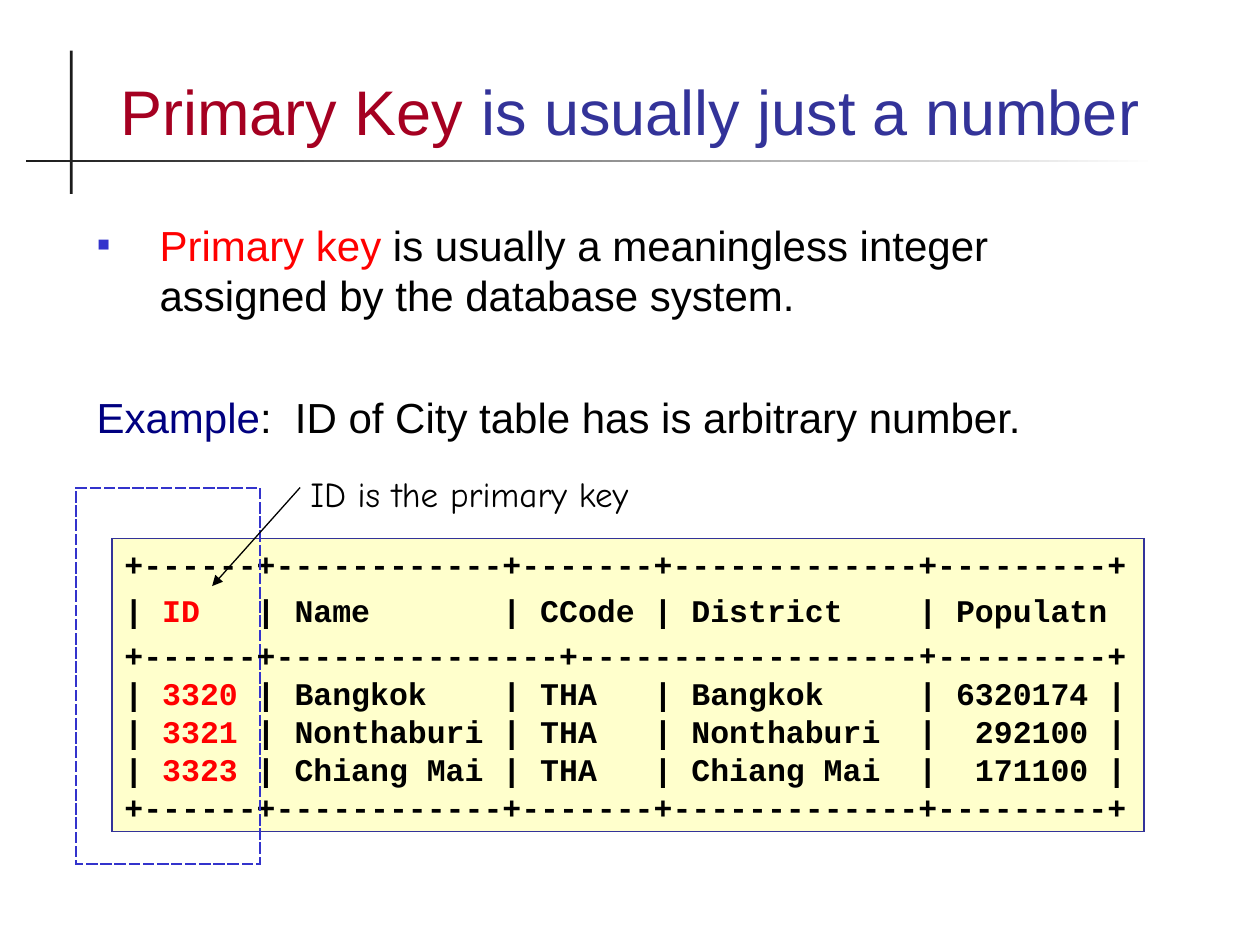
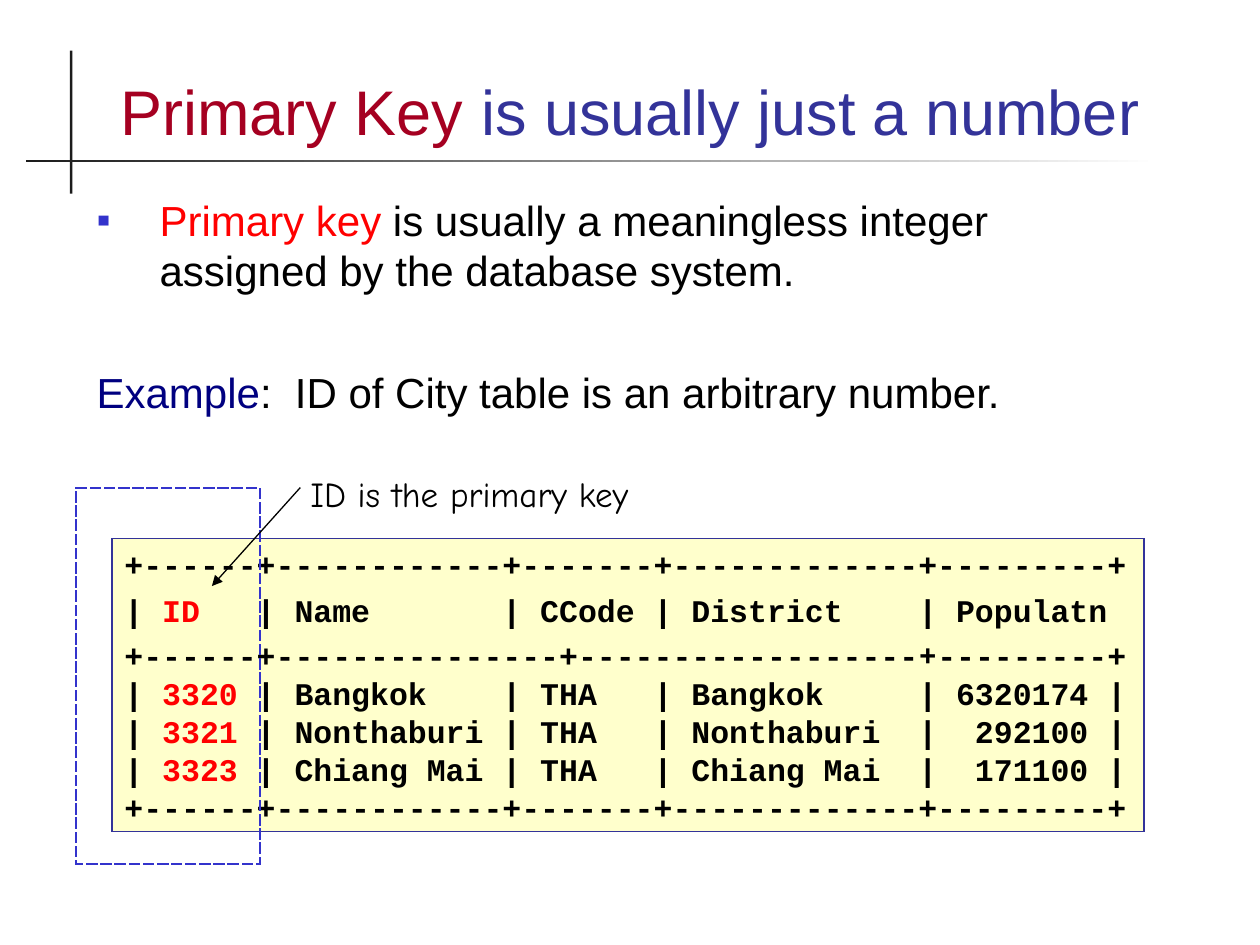
Before and after one commit to skeoop/skeoop.github.io, a slide deck: slide 7 of database/1-Database-Introduction.ppt. Drawn at 1260x945 pixels with LibreOffice and Linux fonts; fonts in the diff are those of the drawing. Boxes give left, top, right and bottom in pixels: in the first picture for what was removed or moved away, otherwise in the second. Text is boxed around its words. In the diff, an @@ line names an element or a change of style, - is before the commit and + after.

```diff
--- a/database/1-Database-Introduction.ppt
+++ b/database/1-Database-Introduction.ppt
@@ text "Primary key is usually a ...": place and size @@
-text "Primary key is usually a ..." at (97,230,1021,441)
+text "Primary key is usually a ..." at (97,205,1000,416)
@@ text at (97,377,1000,416): text changed @@
-Example: ID of City table has is arbitrary number.
+Example: ID of City table is an arbitrary number.
```
Also in this commit, not shown: 8 other slides changed, 1 slide added, 7 other files.
